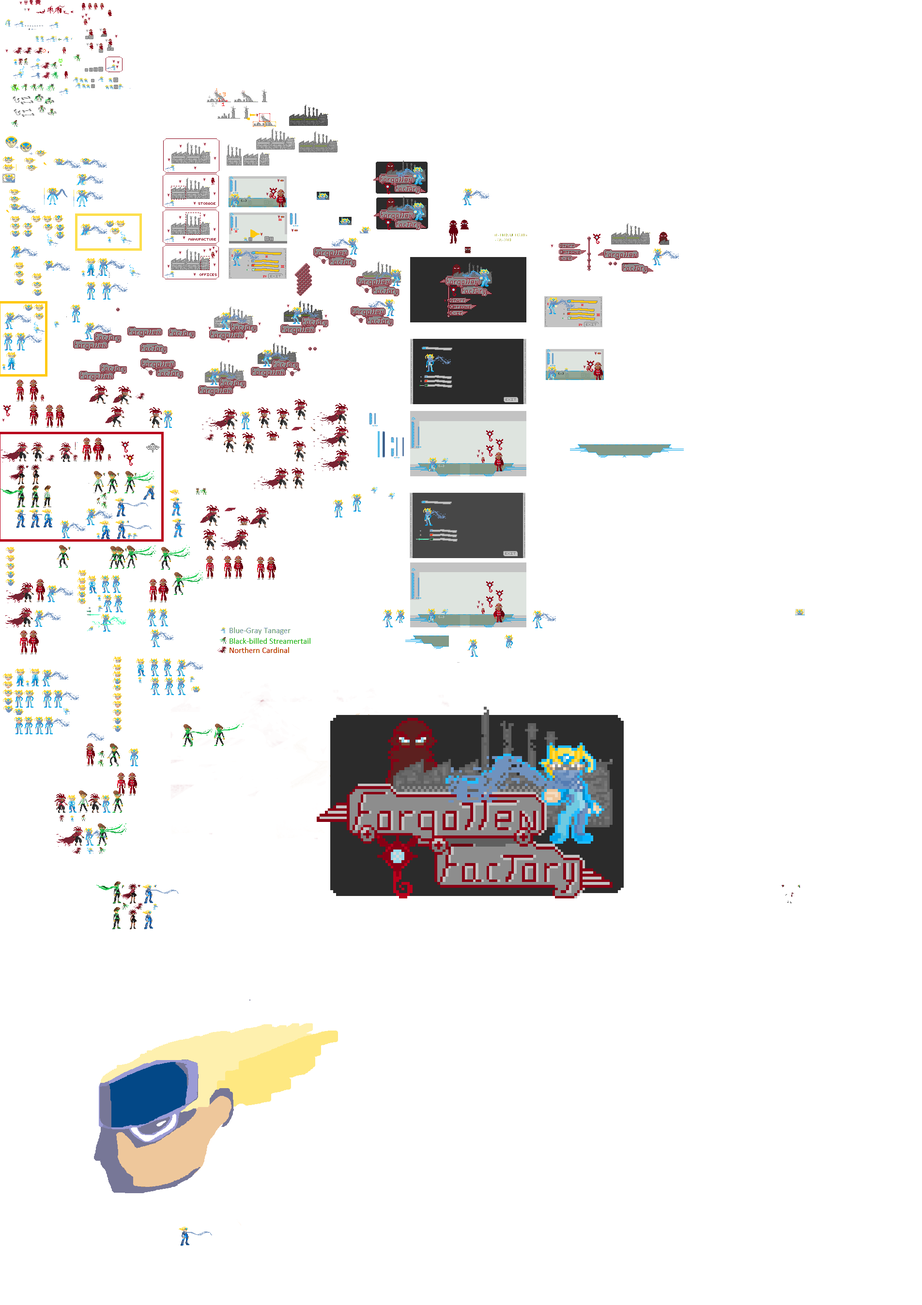
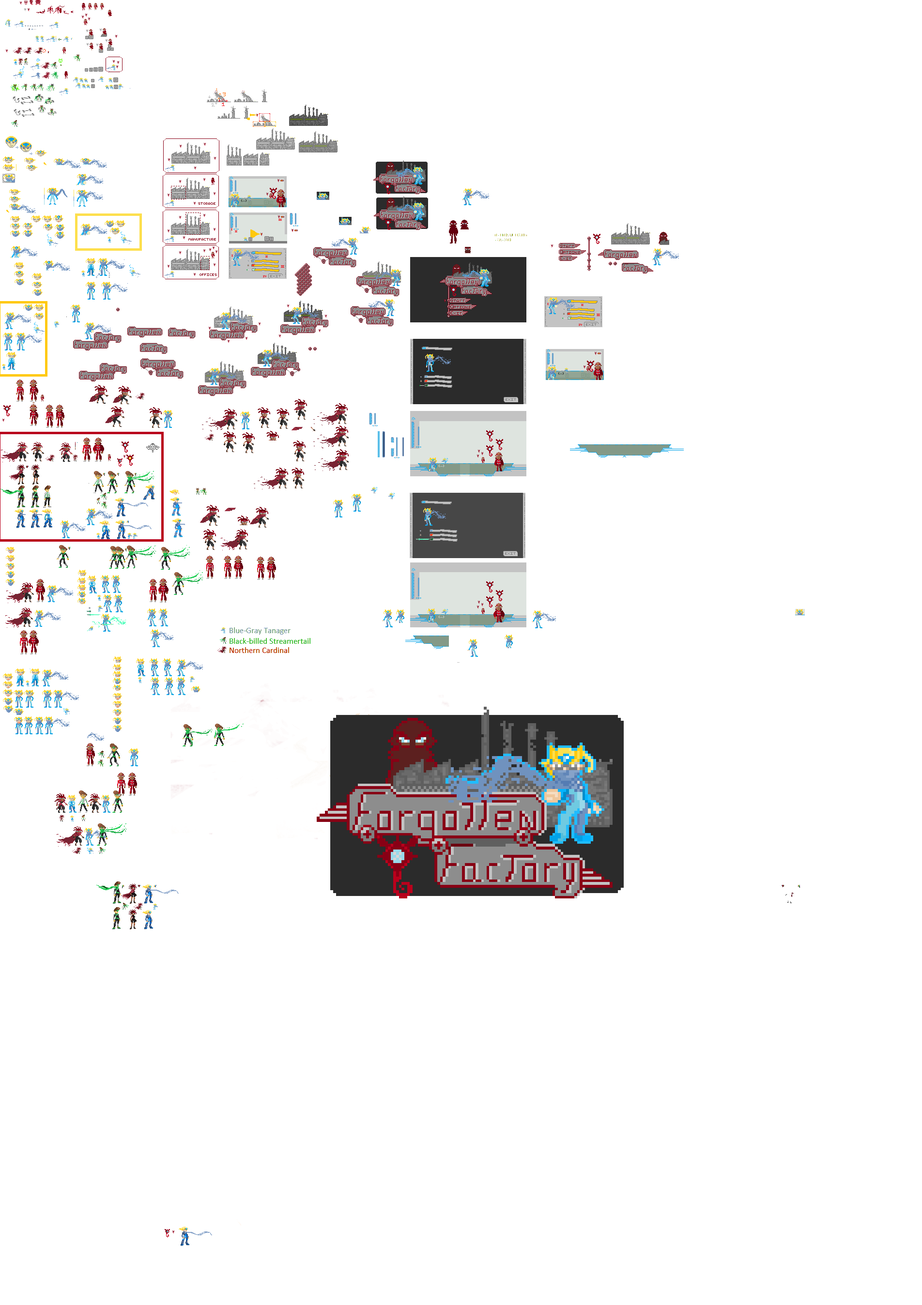
Revision of a layered 922 x 1305 image; what changed, layer by layer:
added layer "Camada 3(colado)" above "Camada 3" over [117, 458, 123, 467]
painted on "Camada 3" over [93, 458, 338, 1238]
painted on "Camada 9" over [93, 464, 248, 1238]
